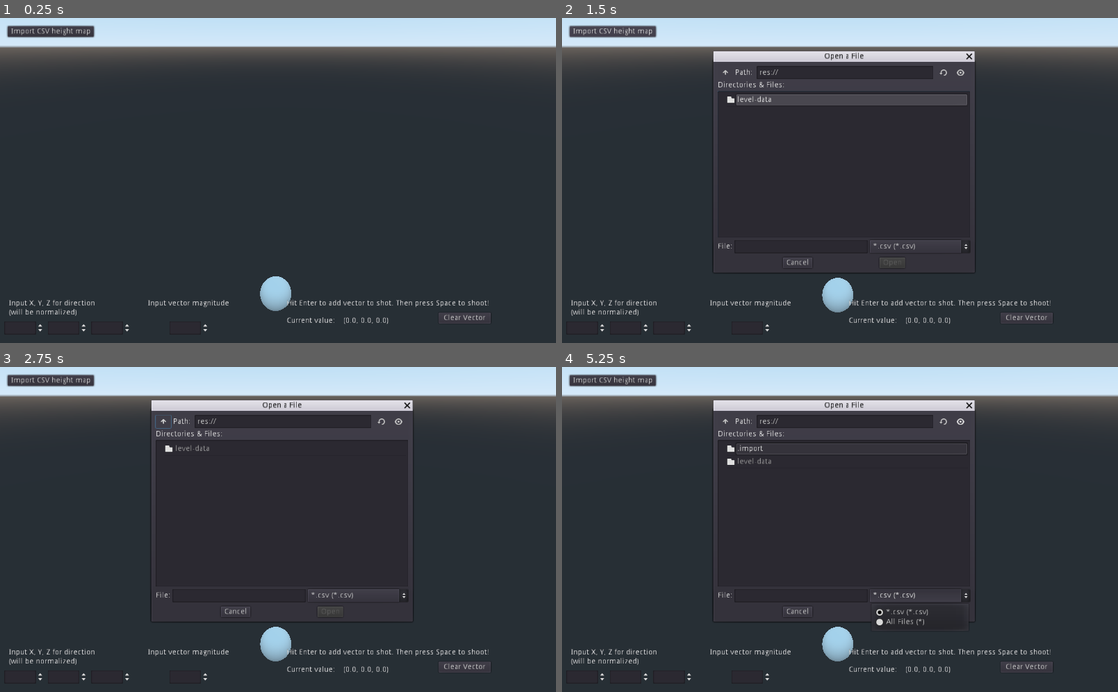
Above: before the commit, frames 1-4 (two rows, left to right).
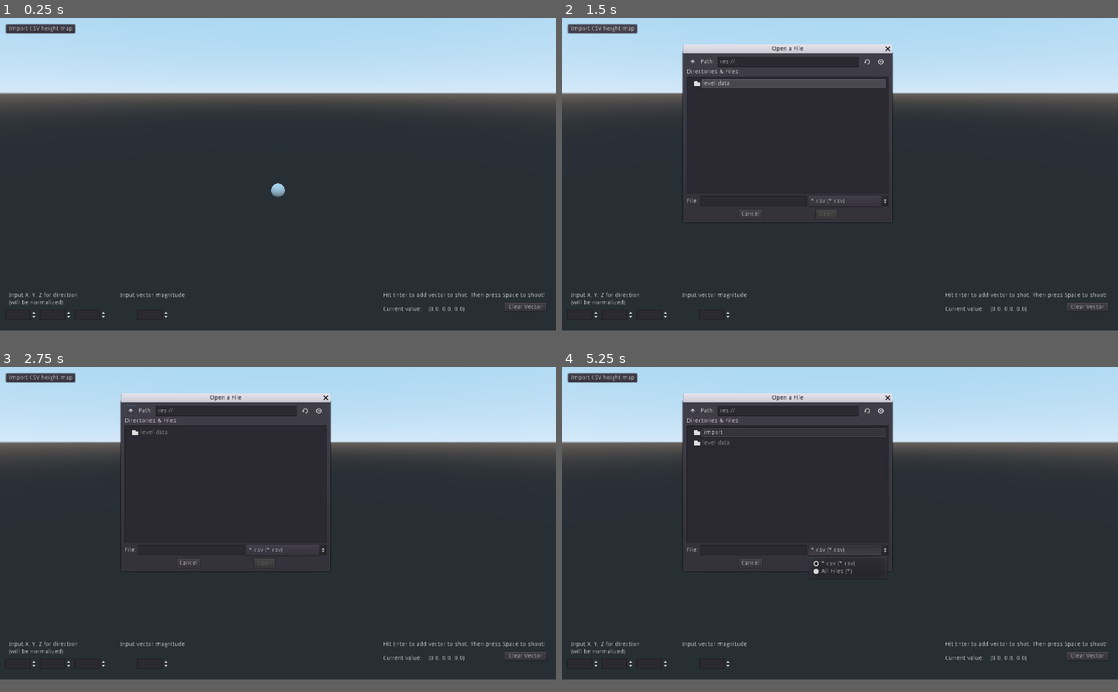
Above: after the commit, the same moments.

Repository: glade-software/gusty
Game: Godot game, scene res://TestLevel.tscn
The game is run twice, just before and just after one commit, with the same random seed, the same clock (stepped at 60 frames per second) and the same inputs.
Inputs (mouse positions are in pixels of both pictures, inside the frame that each line leads up to; where the layout moved, square brackets give the same spot in the first picture):
- Up to frame 1 (0.25 s): no input
- Up to frame 2 (1.5 s): click "Clear Vector" at 0.5 s; click "Import CSV height map" at 1.25 s
- Up to frame 3 (2.75 s): click (133, 412) [161, 422] at 2 s
- Up to frame 4 (5.25 s): click (695, 412) [723, 422] at 2.75 s; click (867, 412) [945, 422] at 3.5 s; click (878, 412) [962, 422] at 4.25 s; click "*.csv (*.csv)" at 5 s
In our replay, the window is 800x468 before the commit and 800x450 after it. These sizes can differ from the game's own. Grey fills any space a smaller window leaves; there, only what the larger window draws over its background counts as a difference.

The runs differ from the first frame. In frame 1, 25% of the frame differs, in the area x 0-100%, y 1-97%; in frame 2, 21%; in frame 3, 21%; in frame 4, 21%.

Commit message:
camera follow ball, auto generate invisible walls

Diff:
--- a/gusty-godot/Ball.gd
+++ b/gusty-godot/Ball.gd
@@ -33,3 +33,7 @@
 
 func clear_vector():
   total_shot_vector = Vector3()
+
+func reset(position):
+  # Just don't bother resetting the shot vector / speed yet
+  translation = position
--- a/gusty-godot/Ball.tscn
+++ b/gusty-godot/Ball.tscn
@@ -8,14 +8,16 @@
 
 [sub_resource type="SphereShape" id=2]
 
-[sub_resource type="SpatialMaterial" id=4]
+[sub_resource type="SpatialMaterial" id=3]
 
-[sub_resource type="SphereMesh" id=3]
-material = SubResource( 4 )
+[sub_resource type="SphereMesh" id=4]
+material = SubResource( 3 )
 rings = 20
 
 [node name="Ball" type="RigidBody"]
 physics_material_override = SubResource( 1 )
+gravity_scale = 2.0
+angular_damp = 0.9
 script = ExtResource( 1 )
 
 [node name="CollisionShape" type="CollisionShape" parent="."]
--- /dev/null
+++ b/gusty-godot/ShotCamera.gd
@@ -0,0 +1,33 @@
+extends Camera
+
+
+export(NodePath) var target
+export var dist_behind = 6.0
+export var dist_above = 2.5
+export var down_tilt = 0.0 # degrees
+export var speed = 2.0
+# Z IS BACKWARDS FROM WHERE I THOUGHT - CAMERA FACES TOWARD -z
+# camera front (self -z)
+# camera right (self +x)
+# camera up (self +y)
+
+var target_node: Spatial
+var offset: Vector3
+
+# Called when the node enters the scene tree for the first time.
+func _ready():
+  offset = Vector3(0, dist_above, -dist_behind)
+
+  target_node = get_node(target)
+  translation = target_node.translation + offset
+  rotation.y = PI
+
+  # add rotation to x axis
+#  rotation.x -= down_tilt
+
+# Called every frame. 'delta' is the elapsed time since the previous frame.
+func _process(delta):
+  translation = translation.linear_interpolate(target_node.translation + offset, speed*delta)
+
+  rotation_degrees.x = -down_tilt
+#  translation = target_node.translation + offset
--- /dev/null
+++ b/gusty-godot/ShotCamera.tscn
@@ -0,0 +1,7 @@
+[gd_scene load_steps=2 format=2]
+
+[ext_resource path="res://ShotCamera.gd" type="Script" id=1]
+
+[node name="ShotCamera" type="Camera"]
+script = ExtResource( 1 )
+dist_above = 2.6
--- a/gusty-godot/SimpleFloor.gd
+++ b/gusty-godot/SimpleFloor.gd
@@ -1,4 +1,7 @@
 extends StaticBody
+
+export(PackedScene) var wall_scene
+signal reset_ball(ball_pos)
 
 func new_mapdata_received(path):
 
@@ -105,3 +108,37 @@
   st.generate_normals()
   var generated_mesh = st.commit()
   $MeshInstance.mesh = generated_mesh
+
+  # instance walls, set them to correct positions
+  # get x z position right
+  # rotate about y axis
+  # stretch in its own z axis
+  #changes the wall, so shouldn't have to adjust y pos
+
+  # First wall, make centre max z wall
+  var wall = wall_scene.instance()
+  add_child(wall)
+  wall.translation.z = start_z
+  wall.rotation.y = PI/2
+  wall.scale.z = start_x
+  wall = wall_scene.instance()
+  add_child(wall)
+  wall.translation.z = -start_z
+  wall.rotation.y = -PI/2
+  wall.scale.z = start_x
+  wall = wall_scene.instance()
+  add_child(wall)
+  wall.translation.x = start_x
+  wall.rotation.y = PI
+  wall.scale.z = start_z
+
+  wall = wall_scene.instance()
+  add_child(wall)
+  wall.translation.x = -start_x
+  wall.rotation.y = -PI
+  wall.scale.z = start_z
+
+  # where should we spawn ball?
+  var ball_pos = Vector3(start_x + 1, 1, start_z + 1)
+
+  emit_signal("reset_ball", ball_pos)
--- a/gusty-godot/TestHUD.gd
+++ b/gusty-godot/TestHUD.gd
@@ -23,6 +23,8 @@
     emit_signal("new_vector", vec_to_send)
   elif event.is_action_pressed("hit_ball"):
     clear_vec()
+  elif event.is_action_pressed("import"):
+    _on_btnImportLevel_pressed()
 
 func clear_vec():
   total_vec = Vector3()
--- a/gusty-godot/TestHUD.tscn
+++ b/gusty-godot/TestHUD.tscn
@@ -6,10 +6,10 @@
 script = ExtResource( 1 )
 
 [node name="LabelXYZ" type="Label" parent="."]
-margin_left = 16.0
-margin_top = 520.0
-margin_right = 112.0
-margin_bottom = 551.0
+margin_left = 20.0
+margin_top = 632.0
+margin_right = 179.0
+margin_bottom = 663.0
 text = "Input X, Y, Z for direction
 (will be normalized)"
 __meta__ = {
@@ -17,10 +17,10 @@
 }
 
 [node name="LabelMag" type="Label" parent="."]
-margin_left = 272.0
-margin_top = 520.0
-margin_right = 431.0
-margin_bottom = 551.0
+margin_left = 276.0
+margin_top = 632.0
+margin_right = 435.0
+margin_bottom = 663.0
 text = "Input vector magnitude
 "
 __meta__ = {
@@ -28,10 +28,10 @@
 }
 
 [node name="LabelInstruction" type="Label" parent="."]
-margin_left = 528.0
-margin_top = 520.0
-margin_right = 687.0
-margin_bottom = 551.0
+margin_left = 882.0
+margin_top = 632.0
+margin_right = 1255.0
+margin_bottom = 663.0
 text = "Hit Enter to add vector to shot. Then press Space to shoot!
 "
 __meta__ = {
@@ -39,10 +39,10 @@
 }
 
 [node name="spnX" type="SpinBox" parent="."]
-margin_left = 8.0
-margin_top = 560.0
-margin_right = 82.0
-margin_bottom = 584.0
+margin_left = 12.0
+margin_top = 672.0
+margin_right = 86.0
+margin_bottom = 696.0
 min_value = -1.0
 max_value = 1.0
 step = 0.1
@@ -51,10 +51,10 @@
 }
 
 [node name="spnY" type="SpinBox" parent="."]
-margin_left = 88.0
-margin_top = 560.0
-margin_right = 162.0
-margin_bottom = 584.0
+margin_left = 92.0
+margin_top = 672.0
+margin_right = 166.0
+margin_bottom = 696.0
 min_value = -1.0
 max_value = 1.0
 step = 0.1
@@ -63,10 +63,10 @@
 }
 
 [node name="spnZ" type="SpinBox" parent="."]
-margin_left = 168.0
-margin_top = 560.0
-margin_right = 242.0
-margin_bottom = 584.0
+margin_left = 172.0
+margin_top = 672.0
+margin_right = 246.0
+margin_bottom = 696.0
 min_value = -1.0
 max_value = 1.0
 step = 0.1
@@ -75,40 +75,40 @@
 }
 
 [node name="spnMag" type="SpinBox" parent="."]
-margin_left = 312.0
-margin_top = 560.0
-margin_right = 386.0
-margin_bottom = 584.0
+margin_left = 316.0
+margin_top = 672.0
+margin_right = 390.0
+margin_bottom = 696.0
 step = 0.1
 __meta__ = {
 "_edit_use_anchors_": false
 }
 
 [node name="Label" type="Label" parent="."]
-margin_left = 528.0
-margin_top = 552.0
-margin_right = 624.0
-margin_bottom = 584.0
+margin_left = 882.0
+margin_top = 664.0
+margin_right = 978.0
+margin_bottom = 696.0
 text = "Current value: "
 __meta__ = {
 "_edit_use_anchors_": false
 }
 
 [node name="LabelCurrentVec" type="Label" parent="."]
-margin_left = 632.0
-margin_top = 552.0
-margin_right = 736.0
-margin_bottom = 576.0
+margin_left = 986.0
+margin_top = 664.0
+margin_right = 1090.0
+margin_bottom = 688.0
 text = "0.0, 0.0, 0.0"
 __meta__ = {
 "_edit_use_anchors_": false
 }
 
 [node name="btnClear" type="Button" parent="."]
-margin_left = 808.0
-margin_top = 544.0
-margin_right = 904.0
-margin_bottom = 564.0
+margin_left = 1162.0
+margin_top = 656.0
+margin_right = 1258.0
+margin_bottom = 676.0
 text = "Clear Vector"
 __meta__ = {
 "_edit_use_anchors_": false
--- a/gusty-godot/TestLevel.tscn
+++ b/gusty-godot/TestLevel.tscn
@@ -6,12 +6,14 @@
 [ext_resource path="res://VectorLine.tscn" type="PackedScene" id=4]
 [ext_resource path="res://Camera.gd" type="Script" id=5]
 [ext_resource path="res://Wall.tscn" type="PackedScene" id=6]
+[ext_resource path="res://ShotCamera.tscn" type="PackedScene" id=7]
 
 [node name="TestLevel" type="Spatial"]
 
 [node name="Floor" parent="." instance=ExtResource( 2 )]
+wall_scene = ExtResource( 6 )
 
-[node name="Camera" type="Camera" parent="."]
+[node name="TestCamera" type="Camera" parent="."]
 transform = Transform( 0.707107, -0.353553, 0.612373, 0, 0.866026, 0.499999, -0.707107, -0.353553, 0.612373, 3.169, 2.98223, 3.11267 )
 script = ExtResource( 5 )
 enabled = false
@@ -24,27 +26,16 @@
 
 [node name="TestHUD" parent="." instance=ExtResource( 3 )]
 
-[node name="OuterWalls" type="Spatial" parent="."]
-
 [node name="VectorLine" parent="." instance=ExtResource( 4 )]
 
 [node name="OmniLight" type="OmniLight" parent="."]
 transform = Transform( 1, 0, 0, 0, 1, 0, 0, 0, 1, -4.2144, 4.03382, -3.34172 )
 
-[node name="Wall1" parent="." instance=ExtResource( 6 )]
-transform = Transform( 1, 0, 0, 0, 1, 0, 0, 0, 1, 3.5, 3.02297, 0 )
-visible = false
-
-[node name="Wall2" parent="." instance=ExtResource( 6 )]
-transform = Transform( 1, 0, 0, 0, 1, 0, 0, 0, 1, -3.5, 3.023, 0 )
-visible = false
-
-[node name="Wall3" parent="." instance=ExtResource( 6 )]
-transform = Transform( -1.62921e-07, 0, 1, 0, 1, 0, -1, 0, -1.62921e-07, 0, 3.023, 3.5 )
-visible = false
-
-[node name="Wall4" parent="." instance=ExtResource( 6 )]
-transform = Transform( -1.62921e-07, 0, 1, 0, 1, 0, -1, 0, -1.62921e-07, 0, 3.023, -3.5 )
-visible = false
+[node name="ShotCamera" parent="." instance=ExtResource( 7 )]
+transform = Transform( 1, 0, 0, 0, 1, 0, 0, 0, 1, 0, 1.65614, 3.955 )
+current = true
+target = NodePath("../Ball")
+down_tilt = 20.0
+[connection signal="reset_ball" from="Floor" to="Ball" method="reset"]
 [connection signal="new_mapdata" from="TestHUD" to="Floor" method="new_mapdata_received"]
 [connection signal="new_vector" from="TestHUD" to="Ball" method="add_vector"]
--- a/gusty-godot/Wall.tscn
+++ b/gusty-godot/Wall.tscn
@@ -1,7 +1,7 @@
 [gd_scene load_steps=4 format=2]
 
 [sub_resource type="BoxShape" id=1]
-extents = Vector3( 1, 3.2305, 4.32068 )
+extents = Vector3( 1, 3.2305, 1 )
 
 [sub_resource type="CubeMesh" id=2]
 
@@ -11,10 +11,11 @@
 [node name="Wall" type="StaticBody"]
 
 [node name="CollisionShape" type="CollisionShape" parent="."]
-transform = Transform( 0.1, 0, 0, 0, 1, 0, 0, 0, 1, 0, 0, 0 )
+transform = Transform( 0.1, 0, 0, 0, 1, 0, 0, 0, 1, 0.0919304, 3.23202, 0 )
 shape = SubResource( 1 )
 
 [node name="MeshInstance" type="MeshInstance" parent="."]
-transform = Transform( 0.1, 0, 0, 0, 3.22861, 0, 0, 0, 4.31292, 0, 0, 0 )
+transform = Transform( 0.1, 0, 0, 0, 3.229, 0, 0, 0, 1, 0.0919304, 3.21267, 0 )
+visible = false
 mesh = SubResource( 2 )
 material/0 = SubResource( 3 )
--- a/gusty-godot/project.godot
+++ b/gusty-godot/project.godot
@@ -19,6 +19,11 @@
 run/main_scene="res://TestLevel.tscn"
 config/icon="res://icon.png"
 
+[display]
+
+window/size/width=1280
+window/size/height=720
+
 [input]
 
 ui_accept={
@@ -38,6 +43,11 @@
 , Object(InputEventKey,"resource_local_to_scene":false,"resource_name":"","device":0,"alt":false,"shift":false,"control":false,"meta":false,"command":false,"pressed":false,"scancode":16777222,"unicode":0,"echo":false,"script":null)
  ]
 }
+import={
+"deadzone": 0.5,
+"events": [ Object(InputEventKey,"resource_local_to_scene":false,"resource_name":"","device":0,"alt":false,"shift":false,"control":false,"meta":false,"command":false,"pressed":false,"scancode":73,"unicode":0,"echo":false,"script":null)
+ ]
+}
 
 [rendering]
 
Not shown: 1 places in gusty-godot/Ball.tscn that only renumber resources
Not shown: 1 places in gusty-godot/TestLevel.tscn that only renumber resources
